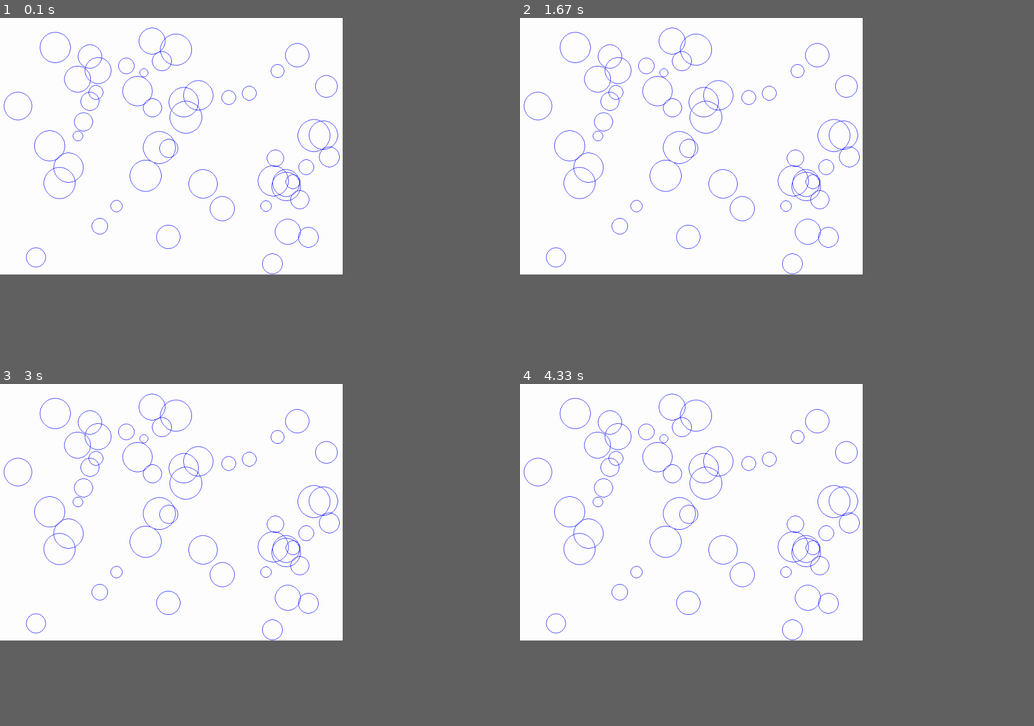
Above: before the commit, frames 1-4 (two rows, left to right).
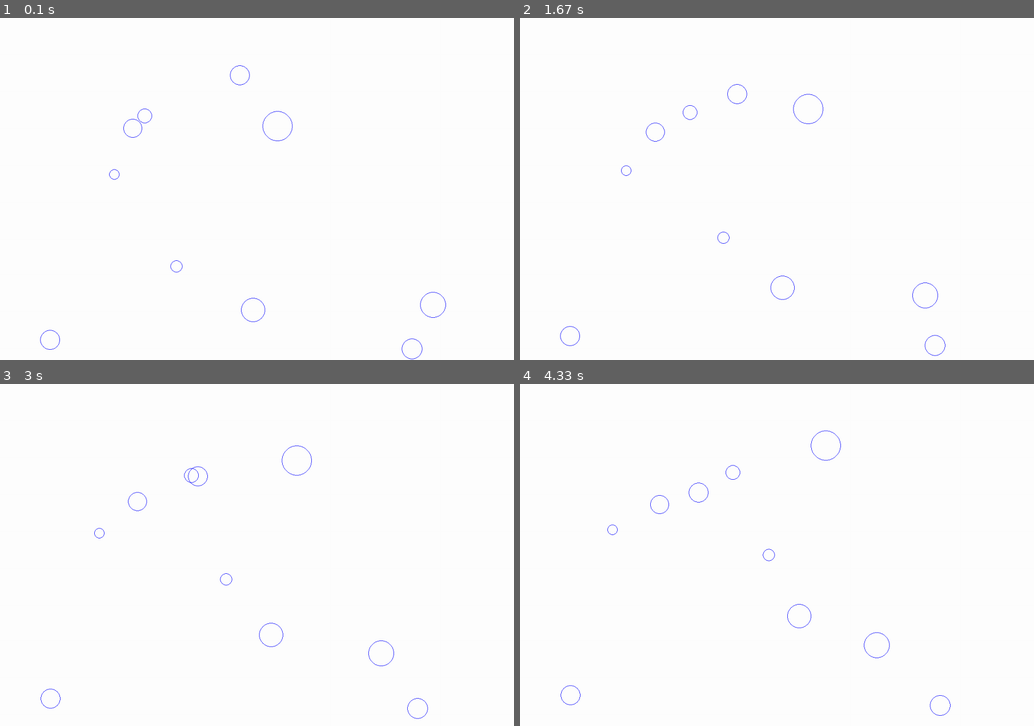
Above: after the commit, the same moments.

Repository: cvorak/BasicPhysicsSim-pygame
Game: pygame game, started from start.py
Same seed, same stepped clock (60 frames per second), same inputs: the game is played once before the commit and once after it.
Inputs:
- Up to frame 1 (0.1 s): no input
- Up to frame 2 (1.67 s): no input
- Up to frame 3 (3 s): no input
- Up to frame 4 (4.33 s): no input
In our replay, the window is 600x450 before the commit and 900x600 after it. These sizes can differ from the game's own. Grey fills any space a smaller window leaves; there, only what the larger window draws over its background counts as a difference.

The runs differ from the first frame. In frame 1, 2.1% of the frame differs, in the area x 0-87%, y 2-100%; in frame 2, 2.1%; in frame 3, 2.0%; in frame 4, 2.1%.

Commit message:
Add particle random movement.

Diff:
--- a/helpers.py
+++ b/helpers.py
@@ -1,4 +1,5 @@
 import random
+import math
 from particle import Particle
 
 def generate_particles(screen, num_of_particles):
@@ -12,5 +13,10 @@
         y = random.randint(size, height - size)
 
         particle = Particle(screen, (x, y), size)
+        # Random speed 0 to 1
+        particle.speed = random.random()
+        # Random direction
+        particle.angle = random.uniform(0, math.pi * 2)
+
         particles.append(particle)
     return particles
--- a/particle.py
+++ b/particle.py
@@ -1,13 +1,21 @@
 import pygame
-
+import math
 class Particle:
     def __init__(self, screen, position, size):
         self.screen = screen
         self.size = size
-        self.position = position
+        (self.x, self.y) = position
         self.color = (0, 0, 255)
         self.thickness = 1
 
+        # Speed and direction parameters
+        self.speed = 0.01
+        self.angle = math.pi / 2
+
     def display(self):
-        pygame.draw.circle(self.screen, self.color, self.position,
+        pygame.draw.circle(self.screen, self.color, (int(self.x), int(self.y)),
             self.size, self.thickness)
+
+    def move(self):
+        self.x += math.sin(self.angle) * self.speed
+        self.y -= math.cos(self.angle) * self.speed
--- a/start.py
+++ b/start.py
@@ -4,20 +4,14 @@
 from particle import Particle
 
 # Set screen properties.
-(width, height) = (800, 600)
+(width, height) = (1200, 800)
 bg_color = (255, 255, 255)
 
 
 screen = pygame.display.set_mode((width, height))
 pygame.display.set_caption('Physics')
-screen.fill(bg_color)
 
-particles = hp.generate_particles(screen, 50)
-
-for particle in particles:
-    particle.display()
-
-pygame.display.flip()
+particles = hp.generate_particles(screen, 10)
 
 # Start main loop
 running = True
@@ -25,3 +19,11 @@
     for event in pygame.event.get():
         if event.type == pygame.QUIT:
             running = False
+
+    screen.fill(bg_color)
+
+    for particle in particles:
+        particle.move()
+        particle.display()
+
+    pygame.display.flip()
